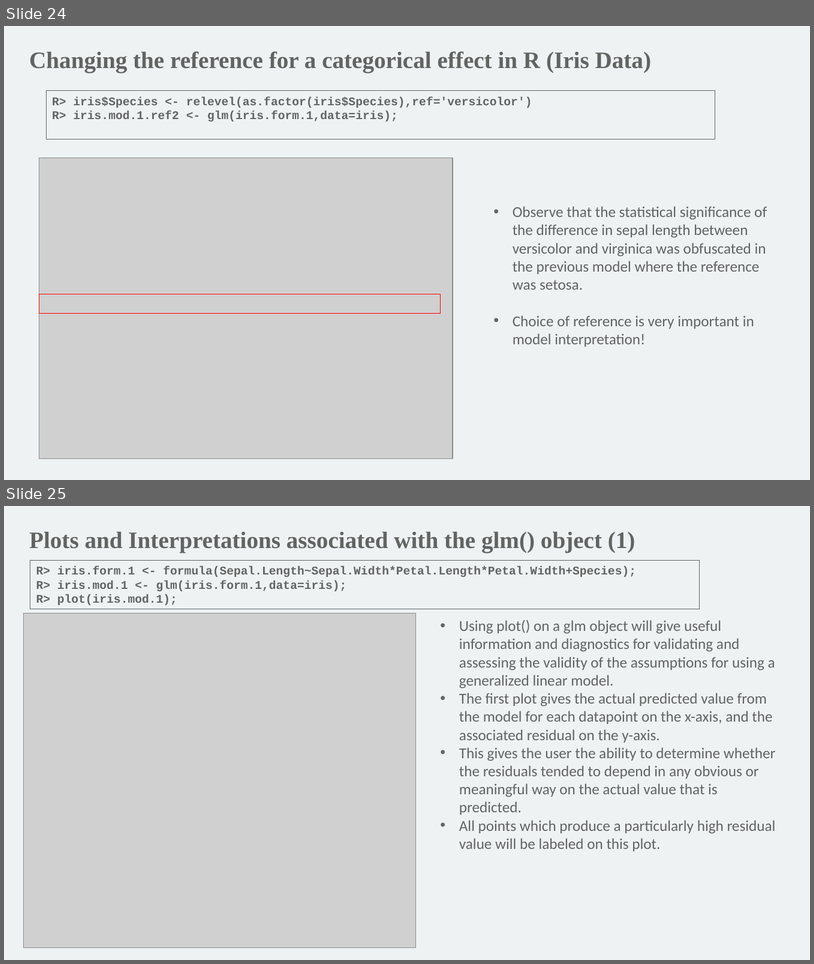
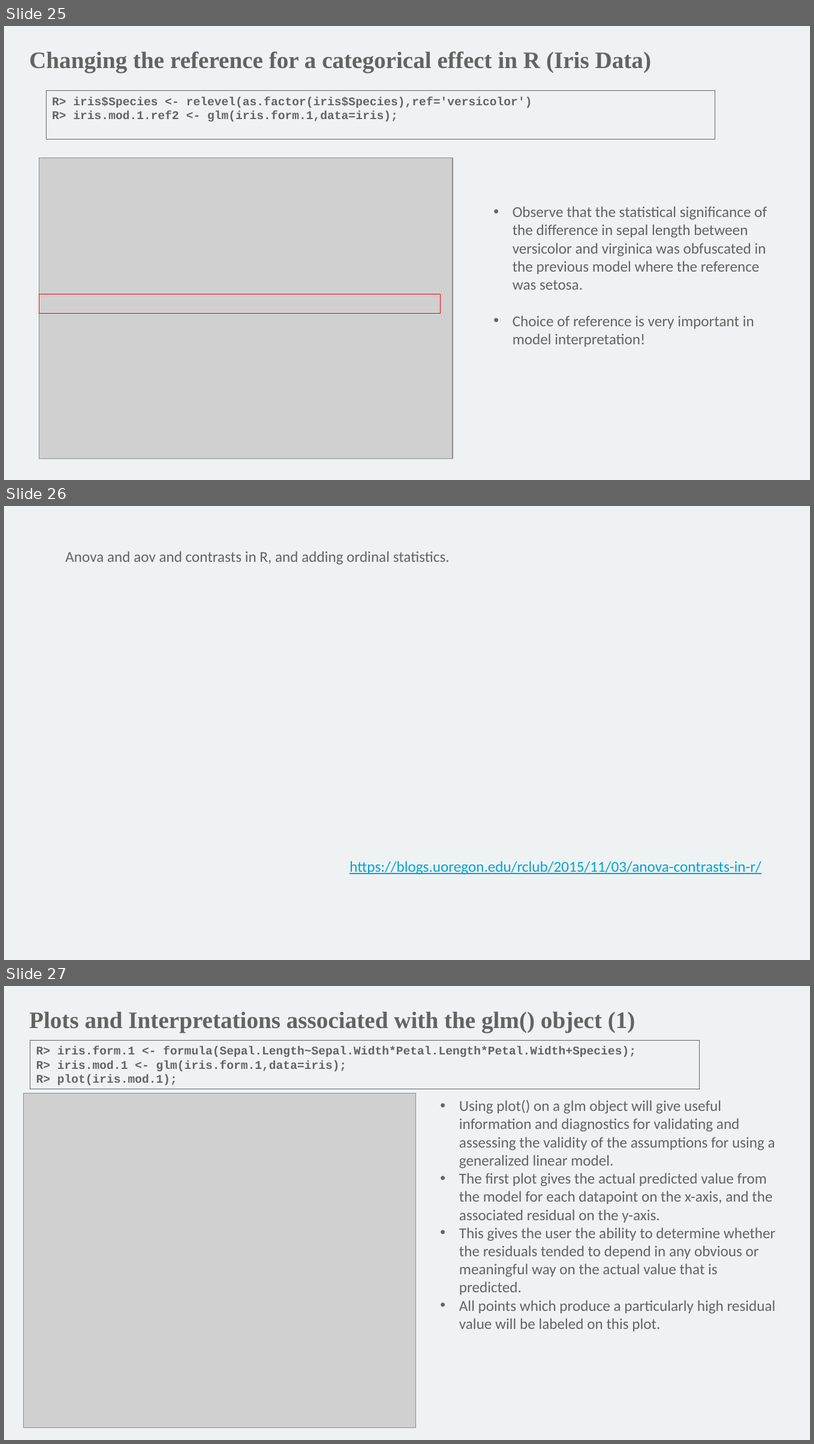
Before and after one commit to mathornton01/2022_UTSW_Lyda_Hill_Department_Beginning_R_Nanocourse, a slide deck: Slides/IntroductionToRForBeginners_DayII_MT.pptx. Shown one above the other, each under a label of ours: slides 24 and 25 before the commit, slides 25, 26 and 27 after it. The pictures are 814x964 and 814x1444 pixels, drawn with LibreOffice and Linux fonts; fonts in the diff are those of the drawing; grey boxes stand for pictures; background and template pictures are left out. Boxes give left, top, right and bottom in pixels: in the first picture for what was removed or moved away, otherwise in the second. Text is boxed around its words. In the diff, an @@ line names an element or a change of style, - is before the commit and + after.

```diff
--- a/Slides/IntroductionToRForBeginners_DayII_MT.pptx
+++ b/Slides/IntroductionToRForBeginners_DayII_MT.pptx
@@ slide 26 added at (4,506,810,960), background #EEF2F3 @@
@@ text added at (65,551,450,565), 18 pt, text #626462 @@
+Anova and aov and contrasts in R, and adding ordinal statistics.
@@ text added at (350,861,761,874), 18 pt, text #02A3D2, underline @@
+https://blogs.uoregon.edu/rclub/2015/11/03/anova-contrasts-in-r/
@@ what was slide 24 is now slide 25 @@
@@ what was slide 25 is now slide 27 @@
```
Also in this commit, not shown: 2 slides changed, 2 other slides added, 1 other file.
